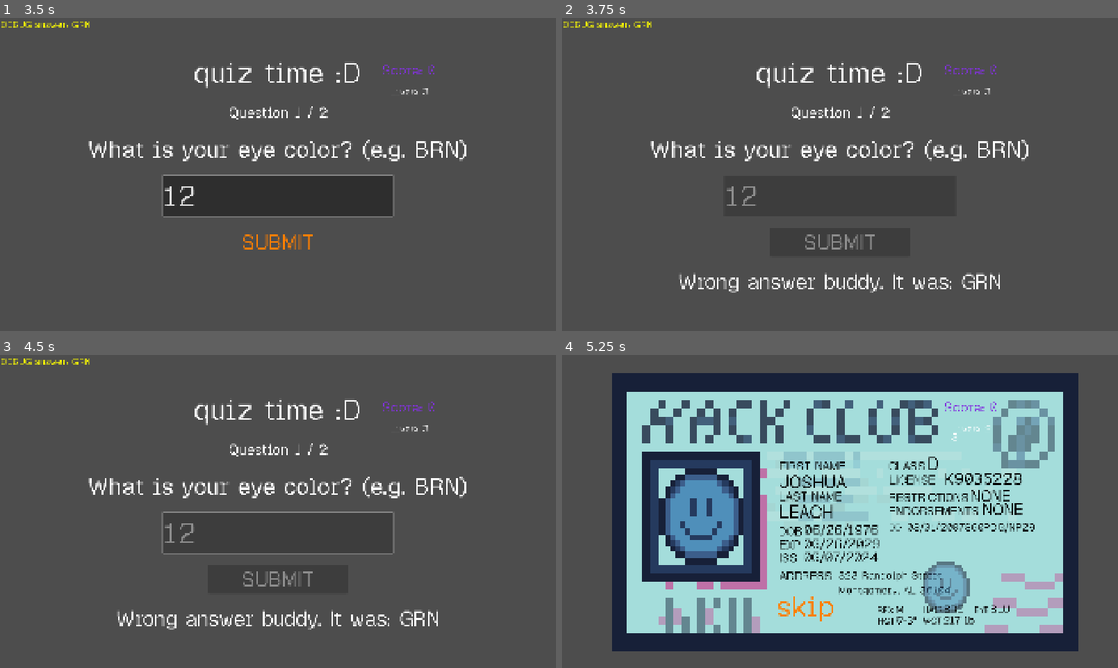
Above: before the commit, frames 1-4 (two rows, left to right).
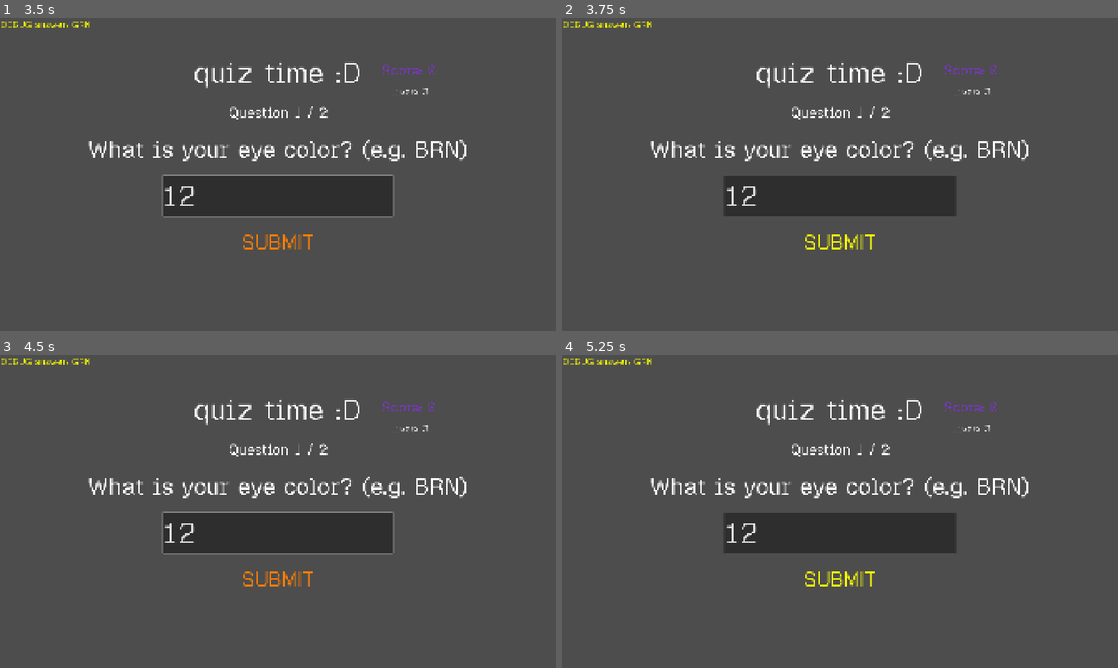
Above: after the commit, the same moments.

Repository: itstntcraft123/fake-an-id
Game: Godot game, scene res://scenes/main_menu.tscn
Same seed, same stepped clock (60 frames per second), same inputs: the game is played once before the commit and once after it.
Inputs (mouse positions are in pixels of both pictures, inside the frame that each line leads up to):
- Up to frame 1 (3.5 s): click "[color=#ffffff00]> [/color][c…" at 0.5 s; click "[color=#ffffff00]> [/color][c…" at 1.25 s; click "skip" at 2 s; click (278, 196) at 2.77 s; type "12" at 2.85 s
- Up to frame 2 (3.75 s): click "SUBMIT" at 3.5 s
- Up to frame 3 (4.5 s): tap Enter at 4.25 s; move the mouse to (400, 495) at 4.27 s; hold Right from 4.28 s (still down); tap Alt at 4.35 s; click (400, 495) at 4.42 s
- Up to frame 4 (5.25 s): tap Space at 5 s; move the mouse to (728, 527) at 5.02 s; release Right at 5.03 s; hold Down (ui_down) from 5.03 s (still down); tap Shift at 5.1 s

Frame 1 is identical in both runs. In frame 2, 1.3% of the frame differs, in the area x 21-79%, y 53-88%; in frame 3, 1.3%; in frame 4, 72%, in the area x 0-93%, y 1-95%.

Commit message:
add text validation to prevent user typos

Diff:
--- a/scripts/game.gd
+++ b/scripts/game.gd
@@ -62,7 +62,6 @@
 	}
 
 	for key in id_data:
-		print(Utils.snake_to_pascal(key))
 		get_node("UI/Theme/IDCard/" + Utils.snake_to_pascal(key) + "Label/" + Utils.snake_to_pascal(key)).text = id_data[key]
 
 func _process(_delta: float) -> void:
--- a/scripts/quiz.gd
+++ b/scripts/quiz.gd
@@ -30,7 +30,7 @@
 var accepting := false
 
 func _ready() -> void:
-	clean_regex.compile("[^a-z0-9]")
+	clean_regex.compile("[^a-z0-9/]")
 	answer_edit.text_submitted.connect(_on_submit)
 	submit_button.pressed.connect(func(): _on_submit(answer_edit.text))
 
@@ -55,10 +55,10 @@
 	_refresh_debug()
 
 func _normalize(string: String) -> String:
-	return clean_regex.sub(string.to_lower().replace("lb", ""), "", true)
+	return clean_regex.sub(string.to_lower().replace("lbs", "").replace("lb", ""), "", true)
 
 func _on_submit(text: String) -> void:
-	if not accepting or text == "":
+	if not accepting or text == "" or !text_is_valid(_normalize(text), questions[current][0]):
 		return
 	accepting = false
 	var correct_answer := str(id_data[questions[current][0]])
@@ -76,7 +76,7 @@
 		await get_tree().create_timer(1.5).timeout
 		finished.emit(false)
 
-func set_show_answers(on:bool) -> void:
+func set_show_answers(on: bool) -> void:
 	show_answers = on
 	_refresh_debug()
 
@@ -87,5 +87,29 @@
 	if debug_label.visible:
 		debug_label.text = "DEBUG answer: " + str(id_data[questions[current][0]])
 
+# returns if an answer is valid. does not check extensively to allow mistakes while stopping typos.
+func text_is_valid(text: String, question: String) -> bool:
+	match question:
+		_ when question.ends_with("name"):
+			return not " " in text
+		_ when question.ends_with("date") or question == "dob": # MM/DD/YYYY
+			var split := text.split_floats("/", true)
+			if len(split) != 3:
+				return false
+			return split[0] > 0 and split[0] < 13 and split[1] > 0 and split[1] < 32
+		"sex":
+			return text == "m" or text == "f" or text == "x"
+		"weight":
+			return text.is_valid_int()
+		_ when question.ends_with("color"):
+			return len(text) == 3
+		"drivers_class":
+			print(text)
+			return len(text) == 1
+		_:
+			@warning_ignore("assert_always_true")
+			assert(true, "invalid question passed into text_is_valid")
+			return false
+
 func _process(_delta: float) -> void:
 	pass
